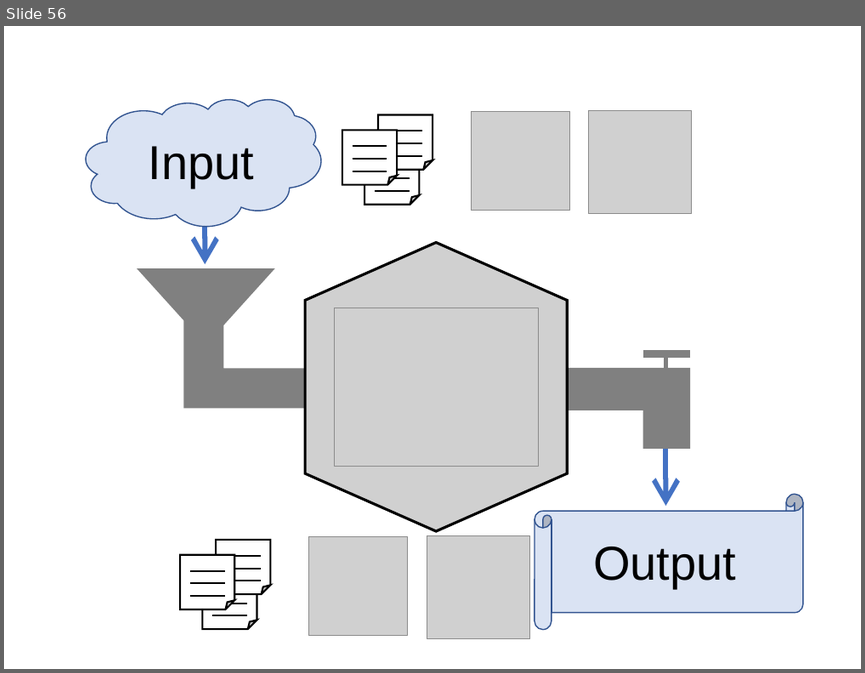
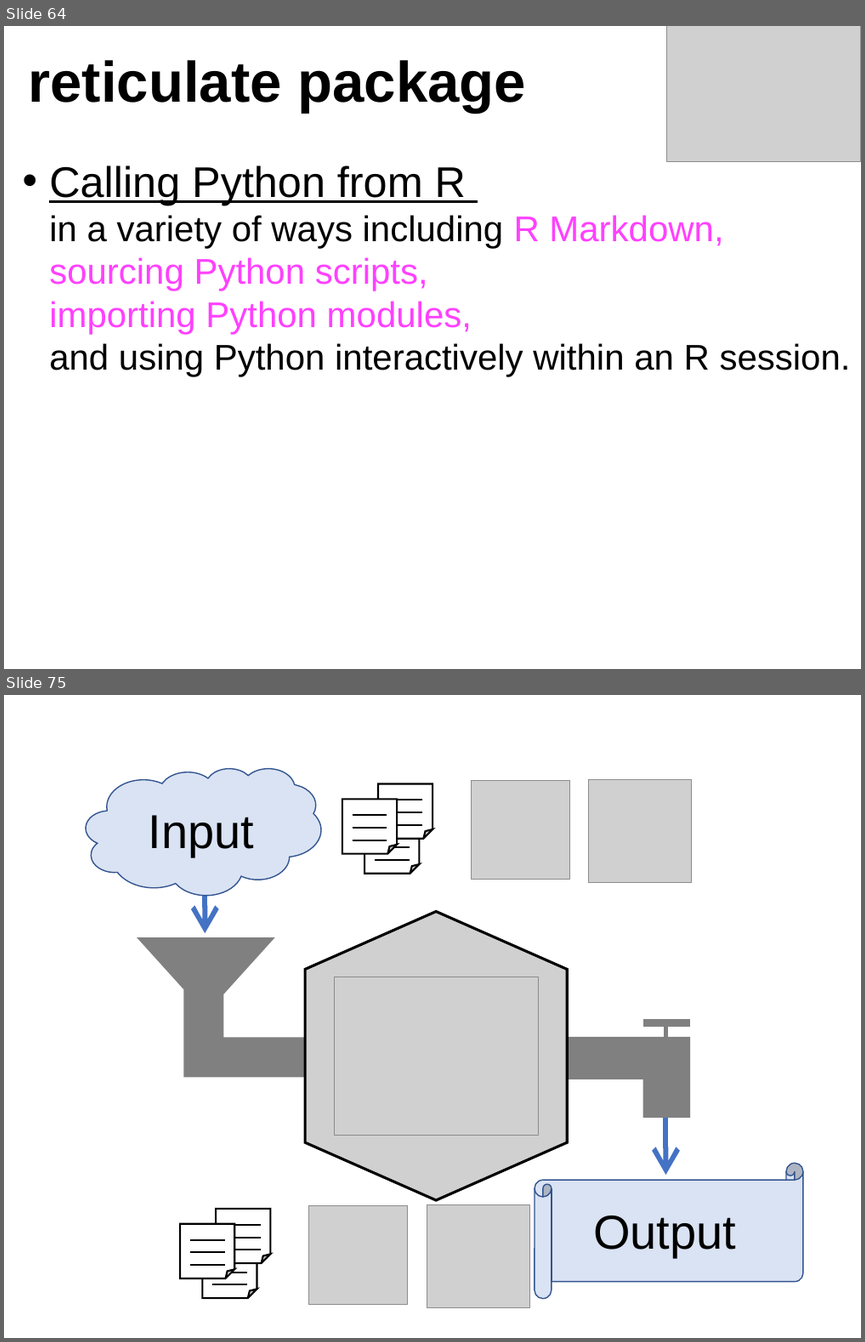
Before and after one commit to Kilometer0101/TokyoR80, a slide deck: プレゼンテーション2.pptx. Shown one above the other, each under a label of ours: slide 56 before the commit, slides 64 and 75 after it; the slides between them are not shown. The pictures are 865x673 and 865x1342 pixels, drawn with LibreOffice and Linux fonts; fonts in the diff are those of the drawing; grey boxes stand for pictures. Boxes give left, top, right and bottom in pixels: in the first picture for what was removed or moved away, otherwise in the second. Text is boxed around its words. In the diff, an @@ line names an element or a change of style, - is before the commit and + after.

```diff
--- a/プレゼンテーション2.pptx
+++ b/プレゼンテーション2.pptx
@@ slide 64 added at [4, 26, 861, 669], background #FFFFFF @@
@@ picture added at [667, 26, 861, 161] @@
@@ text added at [28, 60, 526, 113], 48 pt, text #000000, bold @@
+reticulate package
@@ text added at [49, 165, 851, 377], 30 pt, text #000000 @@
+• Calling Python from R
+  in a variety of ways including R Markdown,
+  sourcing Python scripts,
+  importing Python modules,
+  and using Python interactively within an R session.
@@ what was slide 56 is now slide 75 @@
```
Also in this commit, not shown: 5 slides changed, 20 other slides added, 2 slides removed, 1 other file.
